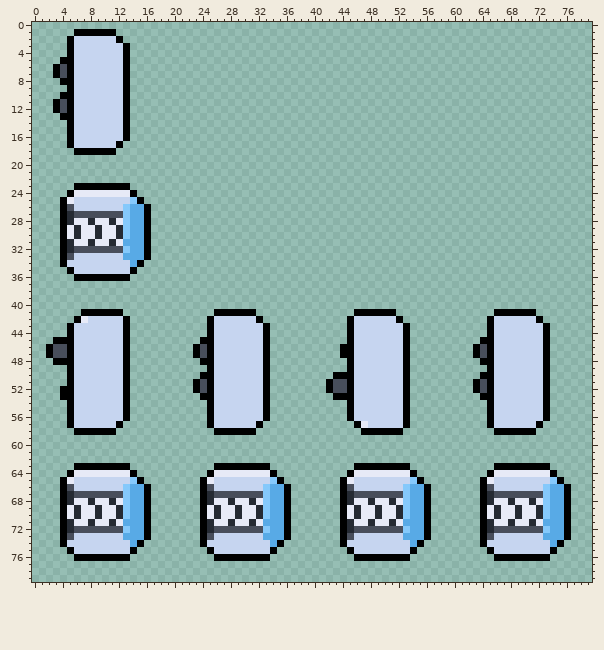
A sprite sheet gets an edit: Assets/Entities/Player.png. The first picture shows the starting point.
The file is 80x80 pixels.
And afterwards:
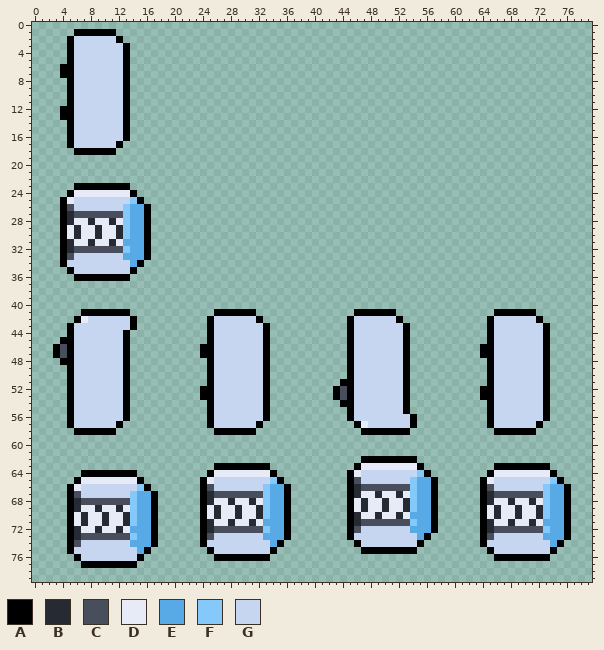
Palette (. is transparent): A #000000  B #252a33  C #484e5b  D #e7eaf7  E #58aae6  F #85c9fb  G #c6d5f0
Difference:
Changed rows in their new state; - is an unchanged pixel.
first column x 3:
 5 -.
 6 .A
 7 .A
 8 -.
10 -.
11 ..
12 .A
first column x 2:
41 -----------A---------------------------------------------------
42 -----------GA--------------------------------------------------
43 -----------GA--------------------------------------------------
45 -.--------------------.---------------------------------------.
46 .A-------------------.A-------------------.------------------.A
47 .A-------------------.A-------------------.------------------.A
48 -.--------------------.---------------------------------------.
50 ----------------------.------------------..-------------------.
51 ---------------------..-----------------..A------------------..
52 --.------------------.A-----------------.A-------------------.A
53 --.---------------------------------------C--------------------
54 ------------------------------------------A--------------------
56 ---------------------------------------------------GA----------
57 ---------------------------------------------------GA----------
58 ---------------------------------------------------A-----------
first column x 4:
62 -------------------------------------------AAAAAAAA---
63 --........---------------------------------DDDDDDDDA--
64 -..AAAAAAA---------------------------------GGGGGGGGFA-
65 ..ADDDDDDDD-----------------------------.AC--------EEA
66 .AD------GGF----------------------------.ABCCCCCCCF-EA
67 .A-GGGGGGGF-EA--------------------------.ABDDBDDBDF-EA
68 .ABCCCCCCCF-EA--------------------------.A-BD-BD-BF-EA
69 .A-------DF-EA--------------------------.ADB-DB-DBF-EA
70 .ADB-DB-DBF-EA--------------------------.A-------D--EA
71 .A-BD-BD-BF-EA--------------------------.ABCCCCCCCF-EA
72 .ABDDBDDBD--EA--------------------------.A-GGGGGGG--EA
73 .ABCCCCCCCF-EA--------------------------.A-------GG---
74 .AC--------EEA--------------------------..A-------G---
75 ----------GEA----------------------------..AAAAAAA----
76 ---GGGGGGGGA------------------------------........----
77 ---AAAAAAAA-------------------------------------------
Where, in picture pixels (left, top, right, bottom), the same in both pictures:
changed: (53, 57, 67, 113)
changed: (123, 309, 137, 330)
changed: (46, 337, 67, 400)
changed: (193, 337, 207, 393)
changed: (473, 337, 487, 393)
changed: (326, 344, 347, 407)
changed: (340, 414, 438, 561)
changed: (60, 463, 158, 568)
